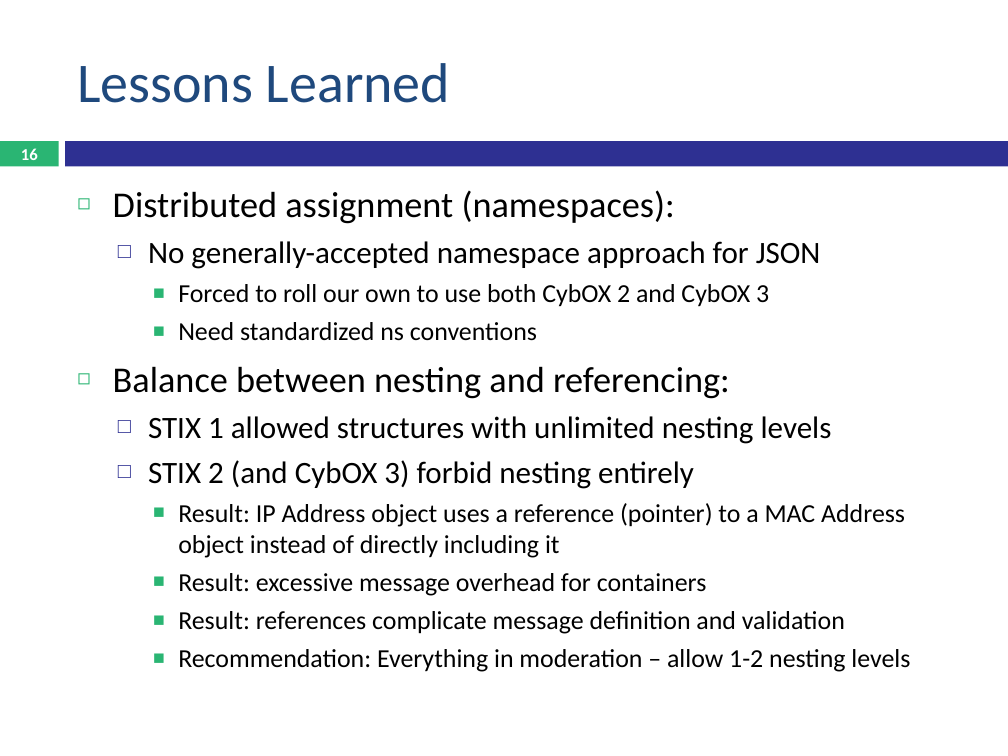
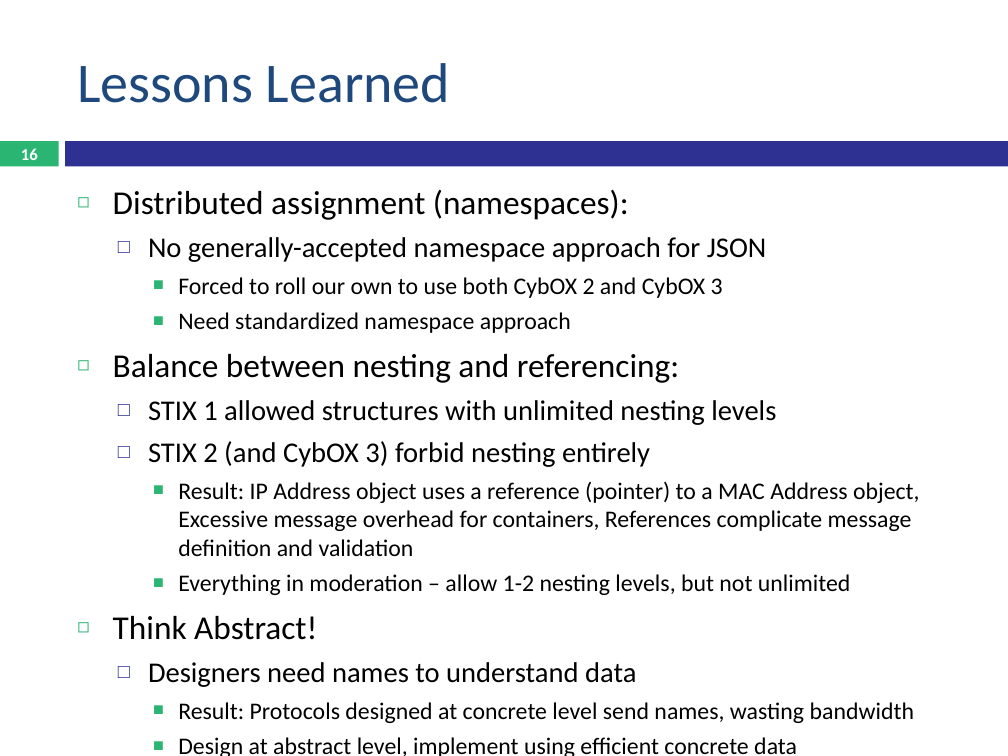
Before and after one commit to OpenC2-org/openc2-davaya, a slide deck: slide 16 of devel/OpenC2 Schema.pptx. Drawn at 1008x756 pixels with LibreOffice and Linux fonts; fonts in the diff are those of the drawing. Boxes give left, top, right and bottom in pixels: in the first picture for what was removed or moved away, otherwise in the second. Text is boxed around its words. In the diff, an @@ line names an element or a change of style, - is before the commit and + after.

```diff
--- a/devel/OpenC2 Schema.pptx
+++ b/devel/OpenC2 Schema.pptx
@@ text at (113, 189, 776, 467): size 25.9 to 23.8 pt in "Distributed assignment (namespaces):", "Balance between nesting and referencing:"; size 22.2 to 20.4 pt in "No generally-accepted namespace approach for JSON", "STIX 1 allowed structures with unlimited nesting ...", "STIX 2 (and CybOX 3) forbid nesting ..."; size 18.5 to 17 pt in "Forced to roll our own to use ..." @@
@@ text at (178, 312, 571, 333): text changed; size 18.5 to 17 pt @@
-    ■ Need standardized ns conventions
+    ■ Need standardized namespace approach
@@ text at (113, 481, 920, 756): text changed; size 18.5 to 17 pt @@
-    ■ Result: IP Address object uses a reference (pointer) to a MAC Address object instead of directly including it
-    ■ Result: excessive message overhead for containers
-    ■ Result: references complicate message definition and validation
-    ■ Recommendation: Everything in moderation – allow 1-2 nesting levels
+    ■ Result: IP Address object uses a reference (pointer) to a MAC Address object, Excessive message overhead for containers, References complicate message definition and validation
+    ■ Everything in moderation – allow 1-2 nesting levels, but not unlimited
+◻ Think Abstract!
+  □ Designers need names to understand data
+    ■ Result: Protocols designed at concrete level send names, wasting bandwidth
+    ■ Design at abstract level, implement using efficient concrete data
```
Also in this commit, not shown: 6 other slides changed.
